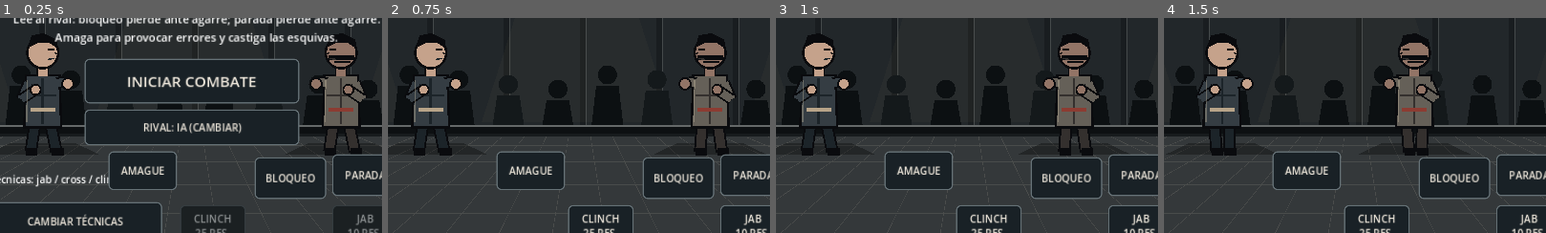
Above: before the commit, frames 1-4 (left to right).
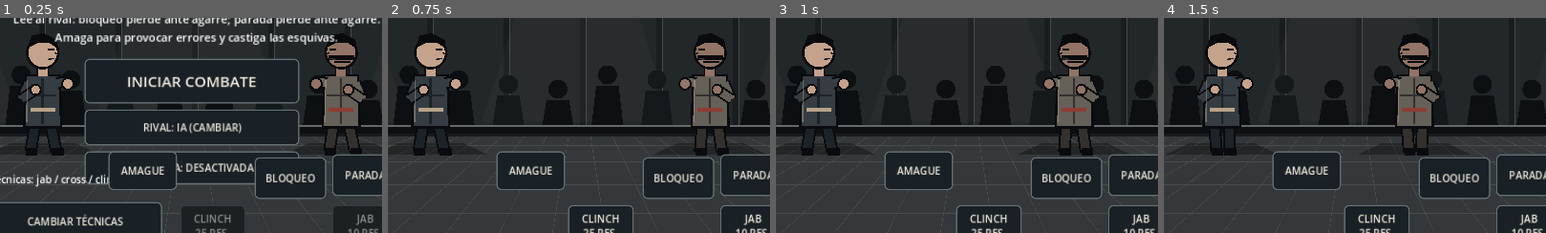
Above: after the commit, the same moments.

Repository: josevillablanca30/Condena-Game-
Game: Godot game, scene res://src/combat/combat_scene.tscn
Two runs of this game, one before a commit and one after it. Both use one fixed random seed, a clock stepped at 60 frames per second and the inputs below.
Inputs (mouse positions are % of the whole screen's width and height, from its top left):
- Up to frame 1 (0.25 s): no input
- Up to frame 2 (0.75 s): click "INICIAR COMBATE" at 0.5 s
- Up to frame 3 (1 s): no input
- Up to frame 4 (1.5 s): tap Enter at 1.25 s; move the mouse to (72, 45) at 1.27 s; hold D from 1.28 s (still down); tap Shift at 1.35 s; click (72, 45) at 1.42 s
The pictures show only the part of the screen within x 25-75%, y 38-88%; the shares and areas given below are measured in that part.

The runs differ from the first frame. In frame 1, 4.0% of the frame differs, in the area x 22-79%, y 61-78%; in frame 2, nothing differs; in frame 3, nothing differs; in frame 4, nothing differs.

Commit message:
feat(campaign): wire optional chapter battle mode to combat scene and save wins

Diff:
--- a/src/combat/combat_scene.gd
+++ b/src/combat/combat_scene.gd
@@ -41,6 +41,9 @@
 var impact_direction := 1.0
 var match_export_path := ""
 var match_result := ""
+var campaign_bridge: CampaignBridge
+var campaign_mode := false
+var campaign_button: Button
 var mobile_touch_actions: Dictionary = {}
 var mobile_movement_touches: Dictionary = {}
 var mobile_guard_touches: Dictionary = {}
@@ -77,6 +80,8 @@
     hacker.combat_event.connect(func(event_name: String, move_id: String): _record_event("HACKER", event_name, move_id))
     chico.combat_event.connect(func(event_name: String, move_id: String): _record_event("EL CHICO", event_name, move_id))
     hacker.combo_changed.connect(_update_combo)
+    campaign_bridge = CampaignBridge.new()
+    add_child(campaign_bridge)
     _build_ui()
     _refresh_loadout_label()
     combat_ai = AIElChico.new()
@@ -449,6 +454,7 @@
     start_button = _button(ui, "INICIAR COMBATE", Vector2(460, 345), Vector2(360, 75), func(): _start_combat())
     start_button.add_theme_font_size_override("font_size", 25)
     duel_mode_button = _button(ui, "RIVAL: IA (CAMBIAR)", Vector2(460, 430), Vector2(360, 60), func(): _toggle_duel_mode())
+    campaign_button = _button(ui, "CAMPAÑA: DESACTIVADA", Vector2(460, 500), Vector2(360, 55), func(): _toggle_campaign())
     restart_button = _button(ui, "REPETIR COMBATE", Vector2(460, 350), Vector2(360, 75), func(): get_tree().reload_current_scene())
     restart_button.hide()
     technique_buttons["light"] = _button(ui, "JAB", Vector2(875, 590), Vector2(110, 70), func(): hacker.quick_attack())
@@ -519,10 +525,24 @@
         KEY_E:
             hacker.feint()
 
+func _toggle_campaign() -> void:
+    if match_started or match_over:
+        return
+    campaign_mode = not campaign_mode
+    if campaign_mode:
+        local_duel = false
+        duel_mode_button.text = "RIVAL: IA"
+    campaign_button.text = "CAMPAÑA: ACTIVADA" if campaign_mode else "CAMPAÑA: DESACTIVADA"
+    var status := campaign_bridge.current_status()
+    tutorial_label.text = "Capítulo 1 — escena %d/9. Las escenas narrativas aún están pendientes." % (int(status["scene"]) + 1) if campaign_mode else "Lee al rival: bloqueo pierde ante agarre; parada pierde ante agarre."
+
 func _toggle_duel_mode() -> void:
     if match_started or match_over:
         return
     local_duel = not local_duel
+    if local_duel and campaign_mode:
+        campaign_mode = false
+        campaign_button.text = "CAMPAÑA: DESACTIVADA"
     duel_mode_button.text = "RIVAL: JUGADOR 2" if local_duel else "RIVAL: IA (CAMBIAR)"
     tutorial_label.text = "DUELO LOCAL: P1 A/D + J/K/L + F/E/ESPACIO; P2 FLECHAS + 1/2/3 + 4/5/6" if local_duel else "Lee al rival: bloqueo pierde ante agarre; parada pierde ante agarre.\nAmaga para provocar errores y castiga las esquivas."
 
@@ -544,11 +564,19 @@
 func _start_combat() -> void:
     if match_started or match_over:
         return
+    if campaign_mode:
+        if not campaign_bridge.start_current_fight(hacker, chico):
+            status_label.text = "Completa las escenas narrativas antes del siguiente combate."
+            return
+        enemy_label.text = chico.fighter_name
+        enemy_health_bar.max_value = chico.max_health
+        enemy_health_bar.value = chico.health
     match_started = true
     start_button.hide()
     loadout_button.hide()
     loadout_label.hide()
     duel_mode_button.hide()
+    campaign_button.hide()
     tutorial_label.hide()
     combat_ai.set_physics_process(not local_duel)
 
@@ -664,6 +692,10 @@
     restart_button.show()
     broadcast_view = false
     _save_match_record(winner)
+    if campaign_mode and winner != "EMPATE":
+        var progressed := campaign_bridge.submit_combat_result(winner == "HACKER")
+        if progressed:
+            status_label.text += "\nProgreso de campaña guardado."
 
 
 func _save_match_record(winner: String) -> void:
